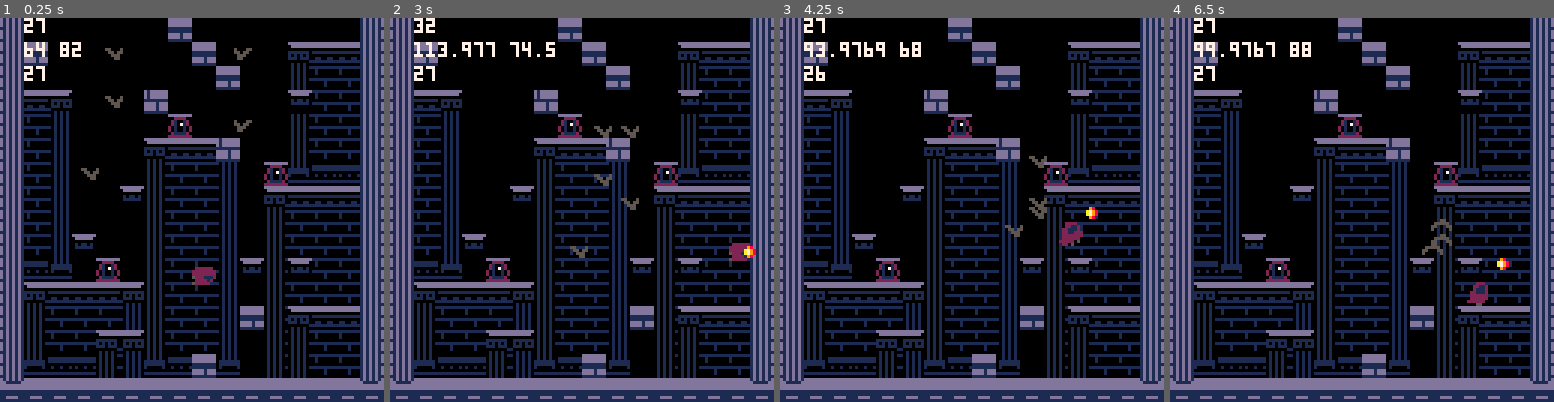
Above: before the commit, frames 1-4 (left to right).
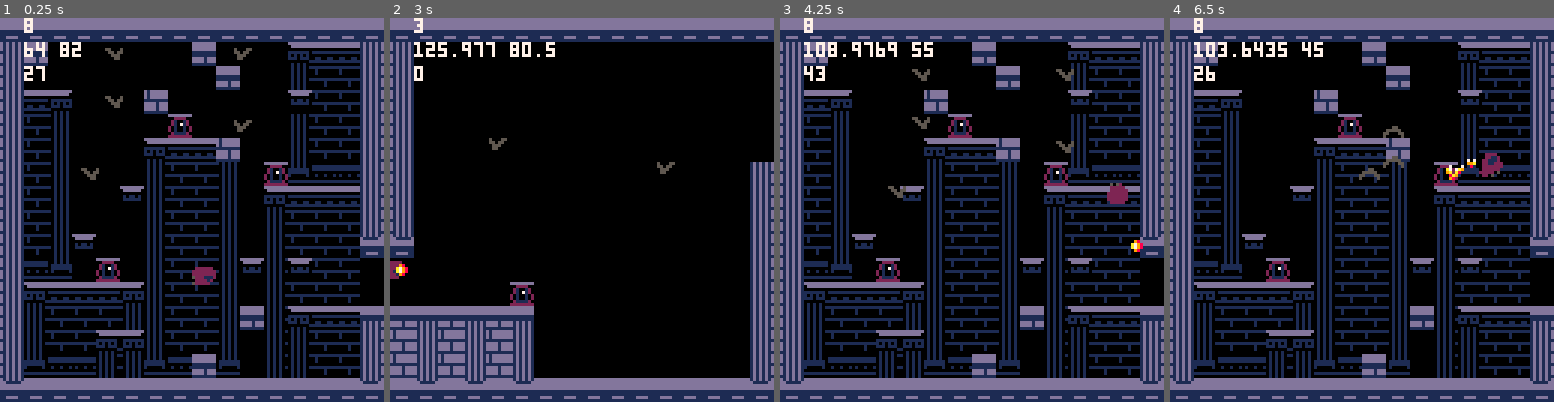
Above: after the commit, the same moments.

Repository: NunoDasNeves/pathofagni-pico8
Game: PICO-8 cartridge jumper.p8
Same seed, same stepped clock (60 frames per second), same inputs: the game is played once before the commit and once after it.
Inputs:
- Up to frame 1 (0.25 s): no input
- Up to frame 2 (3 s): tap X (X key) at 0.33, 1.07, 1.85, 2.97 s; tap O (Z key) at 0.7, 1.7, 2.1, 2.5, 2.9 s; hold Right 1.6-2.1 s; hold Up 2.15-2.42 s; hold Right from 2.47 s (still down)
- Up to frame 3 (4.25 s): release Right at 3.03 s; hold Left 3.08-3.58 s; tap O (Z key) at 3.3, 3.7, 4.1 s; hold Down 3.63-3.97 s; hold Right from 4.02 s (still down); tap X (X key) at 4.08 s
- Up to frame 4 (6.5 s): tap O (Z key) every 0.4 s from 4.5 to 6.1 s; release Right at 4.68 s; hold Up 4.73-5.03 s; hold Left 5.08-5.68 s; tap X (X key) at 5.2, 6.32 s; hold Down 5.73-6.03 s; hold Right from 6.08 s (still down)

The runs differ from the first frame. In frame 1, 6.6% of the frame differs, in the area x 0-100%, y 0-79%; in frame 2, 36%, in the area x 0-100%, y 0-96%; in frame 3, 8.5%; in frame 4, 8.4%.

Commit message:
loading and restoring rooms, moving from room to room

Diff:
--- a/jumper.p8
+++ b/jumper.p8
@@ -12,9 +12,14 @@
 -- disable btnp repeating
 poke(0x5f5c, 255)
 
-roomx = 0
-roomy = 0
-room = {}
+room = {
+ i = 0,
+ x = 0,
+ y = 0,
+ sz = 16*8,
+ old = {}, -- for restore
+ fcnt = 0
+}
 
 function burn_bat(b)
  if (b.alive) then
@@ -97,7 +102,39 @@
  return (fget(val,f))
 end
 
+function restore_room()
+ for t in all(room.old) do
+  mset(t.x,t.y,t.val)
+ end
+end
+
+function room_update()
+ local oldi = room.i
+ local px = p.x + p.w/2
+ local py = p.y + p.h/2
+ if (px <= room.x) then
+  room.i -= 1
+  room.x -= room.sz
+ elseif (px > room.x + room.sz) then
+  room.i += 1
+  room.x += room.sz
+ elseif (py <= room.y) then
+  room.y -= room.sz
+  room.i -= 8
+ elseif (py > room.y + room.sz) then
+  room.y += room.sz
+  room.i += 8
+ end
+ if (oldi != room.i) then
+  camera(room.x, room.y)
+  fireball = {}
+  restore_room()
+  spawn_room()
+ end
+end
+
 function _update()
+ room_update()
  dbgstr = ''
 	p_update()
 	for t in all(thang) do
@@ -107,8 +144,9 @@
 end
 
 function _init()
+	camera(0,0)
  init_thang_dat()
-	spawn_thang()
+	spawn_room()
 	spawn_player(64,64)
 end
 -->8
@@ -157,9 +196,10 @@
 	    not p.rght)
 	foreach(fireball, draw_fireball)
 	if (dbg) then
-		print(dbgstr,8,0,7)
-		print(p.x..' '..p.y,8,8,7)
-		print(mget(p.x\8,p.y\8),8,16,7)
+	 local txtx = room.x + 8
+		print(#room.old,txtx,room.y,7)
+		print(p.x..' '..p.y,txtx,room.y+8,7)
+		print(mget(p.x\8,p.y\8),txtx,room.y+16,7)
 	end
 end
 -->8
@@ -190,15 +230,21 @@
 }
 end
 
---spawn thangs in this room
-function spawn_thang()
- local roomr=roomx+15
- local roomb=roomy+15
+-- spawn thangs in current room
+-- save room
+function spawn_room()
+ local rmapx = room.x \ 8
+ local rmapy = room.y \ 8
+ local rmapr=rmapx+15
+ local rmapb=rmapy+15
+ thang = {}
  max_z = 0
- for y=roomx,roomr do
-  for x=roomy,roomb do
+ room.old = {}
+ for y=rmapy,rmapb do
+  for x=rmapx,rmapr do
    local val = mget(x,y)
    if (fget(val,4)) then
+    add(room.old, {x=x,y=y,val=val})
    	local t = {}
    	t.x = x*8
    	t.y = y*8
@@ -402,7 +448,7 @@
  end
  local ct = p.y + p.cy
  local cb = ct + p.ch
- dbgstr = mget(cr\8,ct\8)
+
  if ((p.vx != 0)
      and
      (collmap(cx,ct,1) or
@@ -621,22 +667,22 @@
 0000010101010000000000000000000003070300000000000000000000000000030703000000000000000000000000000605060000000000000000000000000000000000000000000000000000000000000011111101000000000000000000001010000000000000000000000000000000000000000000000000000000000000
 0000000000000000000000000000000000000000000000000000000000000000000000000000000000000000000000000000000000000000000000000000000000000000000000000000000000000000000000000000000000000000000000000000000000000000000000000000000000000000000000000000000000000000
 __map__
-2200000000000011000000000000002000000000212100000000000000000000000000000000000000000000000000000000000000000000000000000000000000000000000000000000000000000000000000000000000000000000000000000000000000000000000000000000000000000000000000000000000000000000
-2211000060000000110060000304042000000000000000000000000000000000000000000000000000000000000000000000000000000000000000000000000000000000000000000000000000000000000000000000000000000000000000000000000000000000000000000000000000000000000000000000000000000000
-2200000000000000001100001a1b1b2000000000000000000000000000000000000000000000000000000000000000000000000000000000000000000000000000000000000000000000000000000000000000000000000000000000000000000000000000000000000000000000000000000000000000000000000000000000
-220405006000210000000000021b1b2000000000000000000000000000000000000000000000000000000000000000000000000000000000000000000000000000000000000000000000000000000000000000000000000000000000000000000000000000000000000000000000000000000000000000000000000000000000
-221b1c0000000052000060001a1b1b2000000000000000000000000000000000000000000000000000000000000000000000000000000000000000000000000000000000000000000000000000000000000000000000000000000000000000000000000000000000000000000000000000000000000000000000000000000000
-221b1c0000000304042100001a1b1b2000000000000000000000000000000000000000000000000000000000000000000000000000000000000000000000000000000000000000000000000000000000000000000000000000000000000000000000000000000000000000000000000000000000000000000000000000000000
-221b1c6000001a1b1b1c00522a2b2b2000000000000000000000000000000000000000000000000000000000000000000000000000000000000000000000000000000000000000000000000000000000000000000000000000000000000000000000000000000000000000000000000000000000000000000000000000000000
-221b1c0000021a1b1b1c00030404042000000000000000000000000000000000000000000000000000000000000000000000000000000000000000000000000000000000000000000000000000000000000000000000000000000000000000000000000000000000000000000000000000000000000000000000000000000000
-221b1c0000001a1b1b1c001a1b1b1b2000000000000000000000000000000000000000000000000000000000000000000000000000000000000000000000000000000000000000000000000000000000000000000000000000000000000000000000000000000000000000000000000000000000000000000000000000000000
-221b1c0200001a1b1b1c001a1b1b1b2000000000000000000000000000000000000000000000000000000000000000000000000000000000000000000000000000000000000000000000000000000000000000000000000000000000000000000000000000000000000000000000000000000000000000000000000000000000
-222b2c0052001a1b1b1c021a021b1b2000000000000000000000000000000000000000000000000000000000000000000000000000000000000000000000000000000000000000000000000000000000000000000000000000000000000000000000000000000000000000000000000000000000000000000000000000000000
-2203040404051a1b1b1c001a1b1b1b2000000000000000000000000000000000000000000000000000000000000000000000000000000000000000000000000000000000000000000000000000000000000000000000000000000000000000000000000000000000000000000000000000000000000000000000000000000000
-221a1b1b1b1c1a1b1b1c111a0304042000000000000000000000000000000000000000000000000000000000000000000000000000000000000000000000000000000000000000000000000000000000000000000000000000000000000000000000000000000000000000000000000000000000000000000000000000000000
-221a1b1b03051a1b1b1c001a1a1b1b2000000000000000000000000000000000000000000000000000000000000000000000000000000000000000000000000000000000000000000000000000000000000000000000000000000000000000000000000000000000000000000000000000000000000000000000000000000000
-222a2b2b1a1c2a2b112c001a1a1b1b2000000000000000000000000000000000000000000000000000000000000000000000000000000000000000000000000000000000000000000000000000000000000000000000000000000000000000000000000000000000000000000000000000000000000000000000000000000000
-3231313131313131313131313131313000000000000000000000000000000000000000000000000000000000000000000000000000000000000000000000000000000000000000000000000000000000000000000000000000000000000000000000000000000000000000000000000000000000000000000000000000000000
+3131313131313131313131313131313131313131313131313131313131313131313131313131000000000000000000000000000000000000000000000000000000000000000000000000000000000000000000000000000000000000000000000000000000000000000000000000000000000000000000000000000000000000
+2211000060000000110060000304042022000000000000000000000000000000000000000000000000000000000000000000000000000000000000000000000000000000000000000000000000000000000000000000000000000000000000000000000000000000000000000000000000000000000000000000000000000000
+2200000000000000001100001a1b1b2022000000000000000000000000000000000000000000000000000000000000000000000000000000000000000000000000000000000000000000000000000000000000000000000000000000000000000000000000000000000000000000000000000000000000000000000000000000
+220405006000210000000000021b1b2022000000000000000000000000000000000000000000000000000000000000000000000000000000000000000000000000000000000000000000000000000000000000000000000000000000000000000000000000000000000000000000000000000000000000000000000000000000
+221b1c0000000052000060001a1b1b2022000000000000000000000000000000000000000000000000000000000000000000000000000000000000000000000000000000000000000000000000000000000000000000000000000000000000000000000000000000000000000000000000000000000000000000000000000000
+221b1c0000000304042100001a1b1b2022000000600000000000000000000000000000000000000000000000000000000000000000000000000000000000000000000000000000000000000000000000000000000000000000000000000000000000000000000000000000000000000000000000000000000000000000000000
+221b1c6000001a1b1b1c00522a2b2b2022000000000000000000006000000020000000000000000000000000000000000000000000000000000000000000000000000000000000000000000000000000000000000000000000000000000000000000000000000000000000000000000000000000000000000000000000000000
+221b1c0000021a1b1b1c00030404042022000000000000000000000000000020000000000000000000000000000000000000000000000000000000000000000000000000000000000000000000000000000000000000000000000000000000000000000000000000000000000000000000000000000000000000000000000000
+221b1c0000001a1b1b1c001a1b1b1b2022000000000000000000000000000020220000000000000000000000000000202200000000000000000000000000002022000000000000000000000000000020220000000000000000000000000000202200000000000000000000000000002022000000000000000000000000000020
+221b1c0200001a1b1b1c001a1b1b1b3032000000000000000000000000000020320000000000000000000000000000203200000000000000000000000000002032000000000000000000000000000020320000000000000000000000000000203200000000000000000000000000002032000000000000000000000000000020
+222b2c0052001a1b1b1c021a021b1b0000000000000000000000000000000020000000000000000000000000000000000000000000000000000000000000000000000000000000000000000000000000000000000000000000000000000000000000000000000000000000000000000000000000000000000000000000000000
+2203040404051a1b1b1c001a1b1b1b0000000000005200000000000000000020000000000000000000000000000000000000000000000000000000000000000000000000000000000000000000000000000000000000000000000000000000000000000000000000000000000000000000000000000000000000000000000000
+221a1b1b1b1c1a1b1b1c111a0304041011121112111200000000000000000020000000000000000000000000000000000000000000000000000000000000000000000000000000000000000000000000000000000000000000000000000000000000000000000000000000000000000000000000000000000000000000000000
+221a1b1b03051a1b1b1c001a1a1b1b2021222122212200000000000000000020000000000000000000000000000000000000000000000000000000000000000000000000000000000000000000000000000000000000000000000000000000000000000000000000000000000000000000000000000000000000000000000000
+222a2b2b1a1c2a2b112c001a1a1b1b2021222122212200000000000000000020000000000000000000000000000000000000000000000000000000000000000000000000000000000000000000000000000000000000000000000000000000000000000000000000000000000000000000000000000000000000000000000000
+3231313131313131313131313131313031323132313231313131313131313130000000000000000000000000000000000000000000000000000000000000000000000000000000000000000000000000000000000000000000000000000000000000000000000000000000000000000000000000000000000000000000000000
 0000000000000000000000000000000000000000000000000000000000000000000000000000000000000000000000000000000000000000000000000000000000000000000000000000000000000000000000000000000000000000000000000000000000000000000000000000000000000000000000000000000000000000
 0000000000000000000000000000000000000000000000000000000000000000000000000000000000000000000000000000000000000000000000000000000000000000000000000000000000000000000000000000000000000000000000000000000000000000000000000000000000000000000000000000000000000000
 0000000000000000000000000000000000000000000000000000000000000000000000000000000000000000000000000000000000000000000000000000000000000000000000000000000000000000000000000000000000000000000000000000000000000000000000000000000000000000000000000000000000000000
